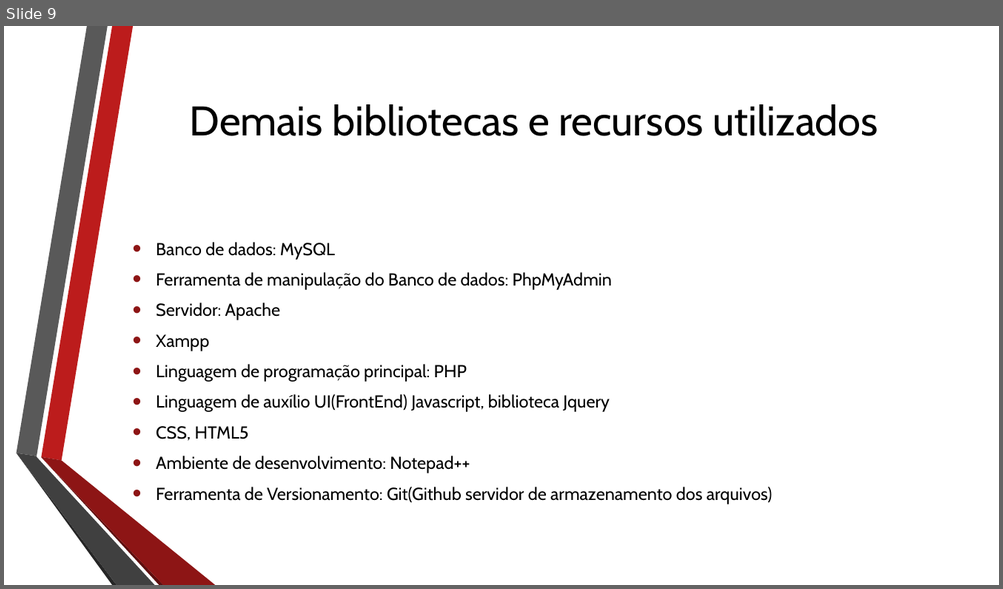
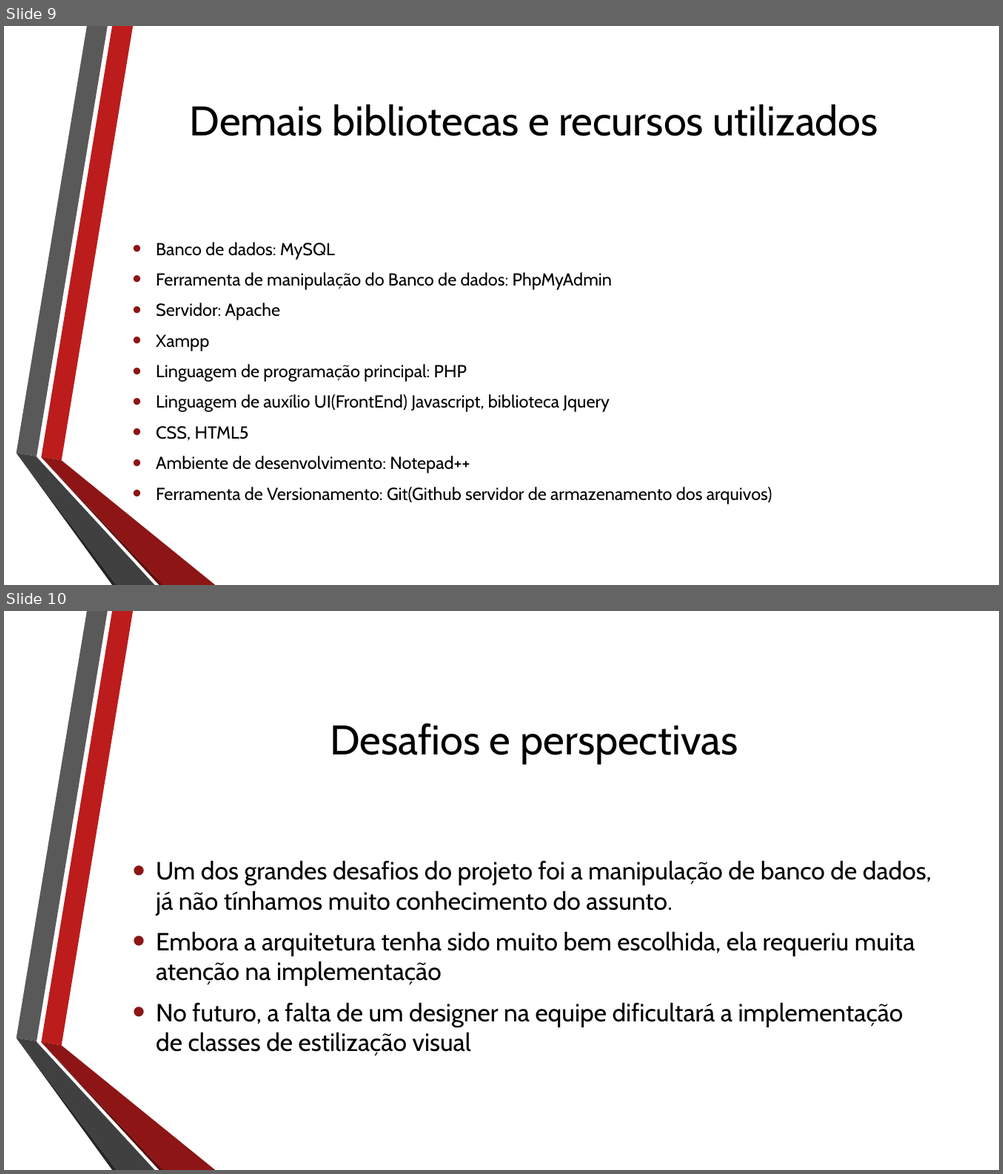
Before and after one commit to redtxai/bellsprout, a slide deck: Documentação/Colheita Urbana.pptx. Shown one above the other, each under a label of ours: slide 9 before the commit, slides 9 and 10 after it. The pictures are 1003x589 and 1003x1174 pixels, drawn with LibreOffice and Linux fonts; fonts in the diff are those of the drawing; background and template pictures are left out. Boxes give left, top, right and bottom in pixels: in the first picture for what was removed or moved away, otherwise in the second. Text is boxed around its words. In the diff, an @@ line names an element or a change of style, - is before the commit and + after.

Commit message:
Slides apresentação versão final

```diff
--- a/Documentação/Colheita Urbana.pptx
+++ b/Documentação/Colheita Urbana.pptx
@@ slide 10 added at [4,611,999,1170], background picture (left out); not listed: 6 template elements that a slide beside it also shows @@
@@ title added at [330,723,737,764], 40 pt, text #000000 @@
+Desafios e perspectivas
@@ text added at [156,860,931,1056], 24 pt, text #000000 @@
+• Um dos grandes desafios do projeto foi a manipulação de banco de dados, já não tínhamos muito conhecimento do assunto.
+• Embora a arquitetura tenha sido muito bem escolhida, ela requeriu muita atenção na implementação
+• No futuro, a falta de um designer na equipe dificultará a implementação de classes de estilização visual
```
Also in this commit, not shown: 1 other file.
